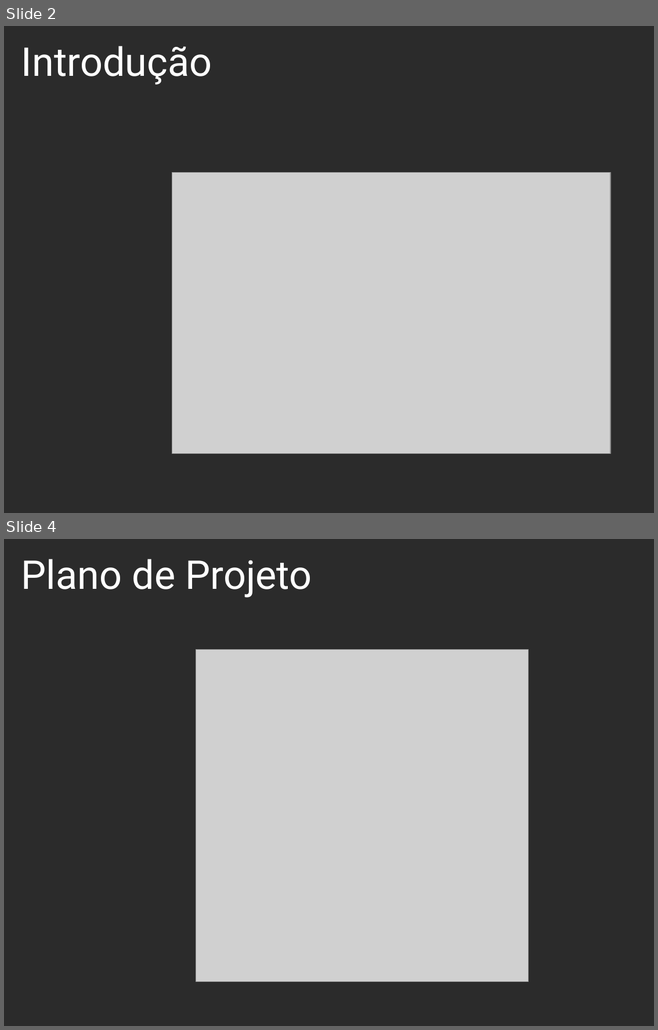
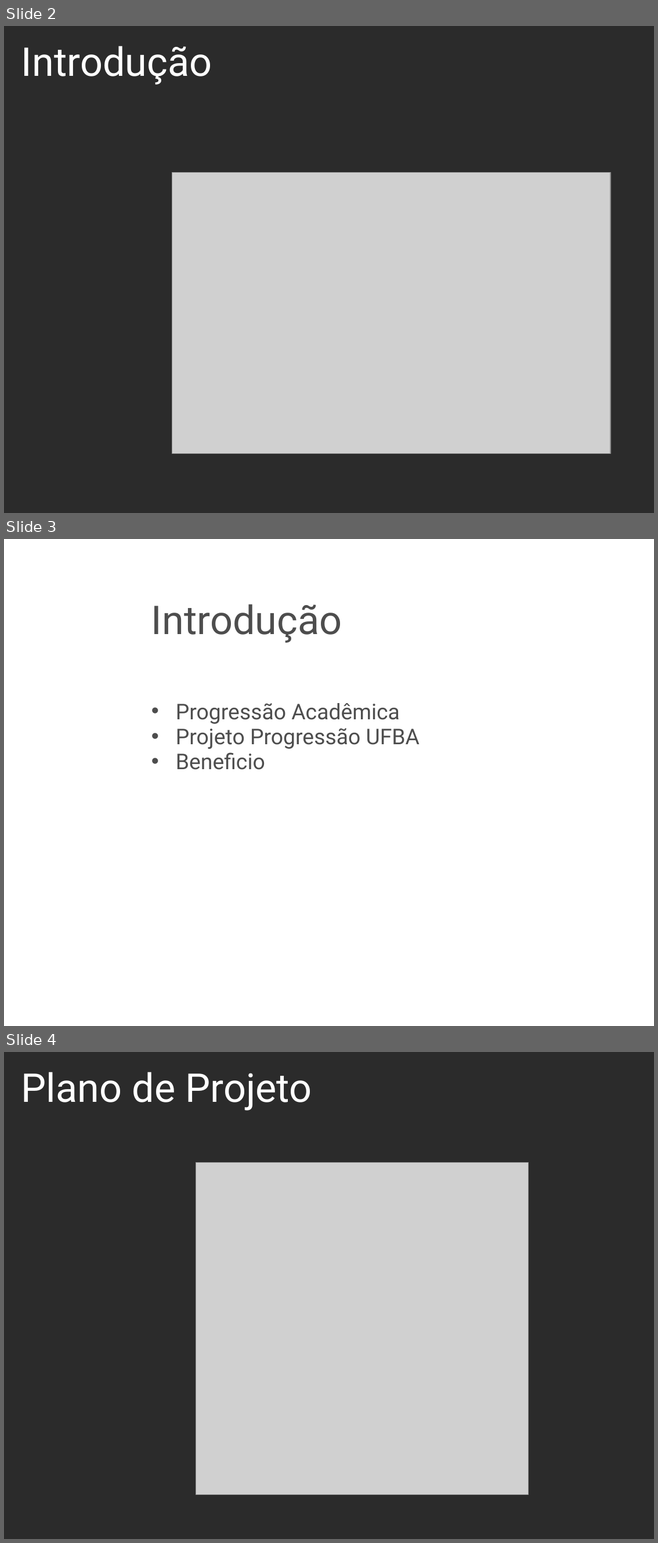
Before and after one commit to progressaoufba/Progress-o-CC-UFBA, a slide deck: Slides/Progressão UFBA.ppsx. Shown one above the other, each under a label of ours: slides 2 and 4 before the commit, slides 2, 3 and 4 after it; the slides between them are not shown. The pictures are 658x1030 and 658x1543 pixels, drawn with LibreOffice and Linux fonts; fonts in the diff are those of the drawing; grey boxes stand for pictures; background and template pictures are left out; a plain dark background stands for a picture behind light text. Boxes give left, top, right and bottom in pixels: in the first picture for what was removed or moved away, otherwise in the second. Text is boxed around its words. In the diff, an @@ line names an element or a change of style, - is before the commit and + after.

```diff
--- a/Slides/Progressão UFBA.ppsx
+++ b/Slides/Progressão UFBA.ppsx
@@ slide 3 added at bbox=[4, 539, 654, 1026], background picture (left out) @@
@@ title added at bbox=[151, 604, 342, 643], 44 pt, text #4D4D4D @@
+Introdução
@@ text added at bbox=[176, 703, 419, 770], 24 pt, text #4D4D4D @@
+• Progressão Acadêmica
+• Projeto Progressão UFBA
+• Beneficio
+.
```
Also in this commit, not shown: 1 other slide added, 2 slides removed, 8 other files.
